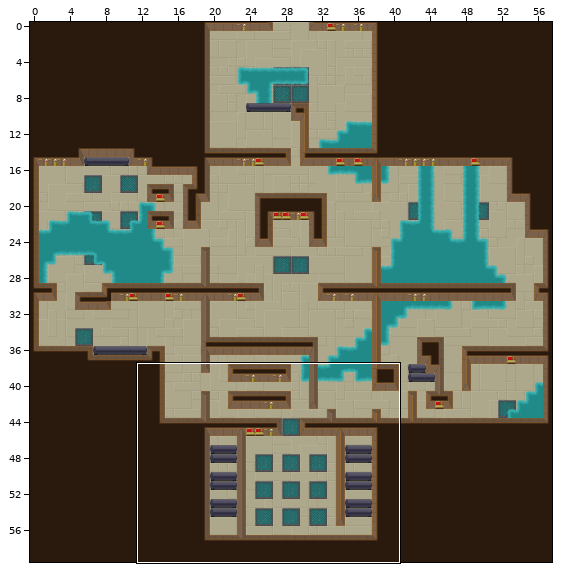
Tiled map -- maps/1.tmx. Above, an overview of the earlier version with the close-up marked.
Close-up. First the earlier version:
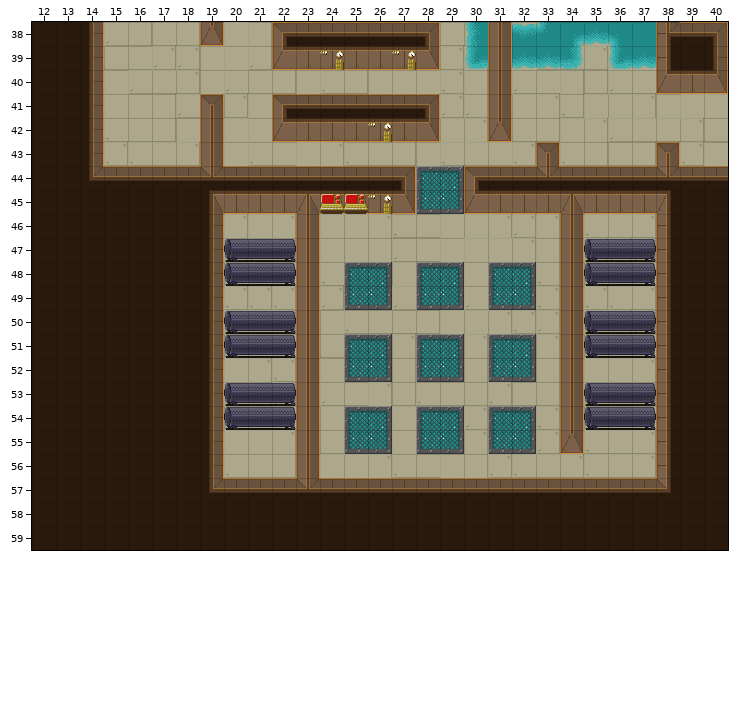
Cells are 32x32 px. Shown: x 12..40, y 38..59. The commit also changed other parts of the map, which this record leaves out.
Now the later version:
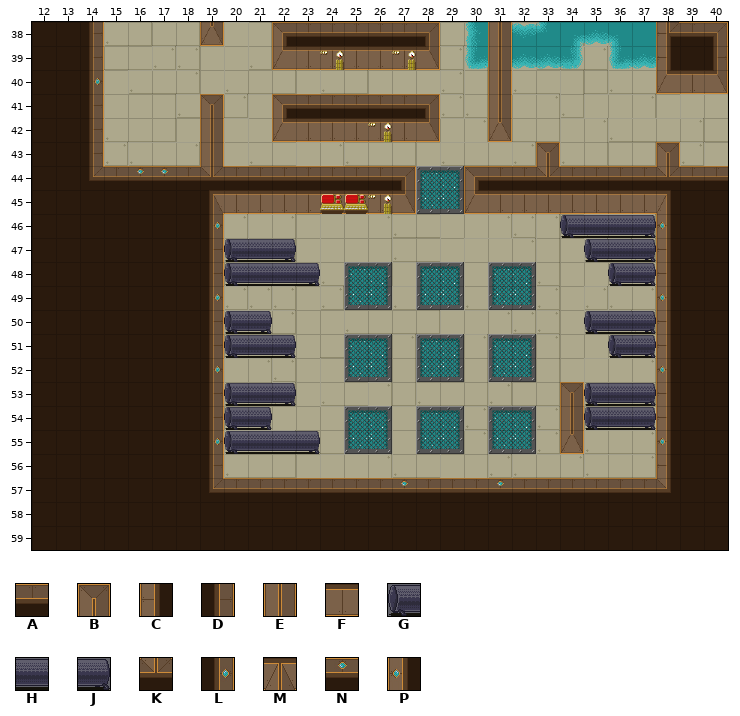
Key: from "tileset": A 44, B 46, C 53, D 55, E 56, F 64, G 70, H 71, J 72, K 75, L 81, M 85, N 90, P 91.
_ is an empty cell.
The exact change:
Layer "walls":
y 40: x 14 D -> L
y 44: x 16..17 AA -> NN
y 45: x 23 M -> F; x 34 M -> F
y 46: x 19 D -> L; x 23 E -> _; x 34..38 E___C -> GHHJP
y 47: x 23 E -> _; x 34 E -> _
y 48: x 22..23 JE -> HJ; x 34..36 EGH -> __G
y 49: x 19 D -> L; x 23 E -> _; x 34 E -> _; x 38 C -> P
y 50: x 21..23 HJE -> J__; x 34 E -> _
y 51: x 23 E -> _; x 34..36 EGH -> __G
y 52: x 19 D -> L; x 23 E -> _; x 34 E -> _; x 38 C -> P
y 53: x 23 E -> _; x 34 E -> B
y 54: x 21..23 HJE -> J__
y 55: x 19..23 D___E -> LGHHJ; x 38 C -> P
y 56: x 23 E -> _
y 57: x 23 K -> A; x 27 A -> N; x 31 A -> N
Pixel boxes of the changes (left, top, right, bottom) in both close-ups:
changed: (95, 78, 101, 85)
changed: (137, 168, 168, 174)
changed: (215, 194, 320, 489)
changed: (560, 194, 665, 393)
changed: (659, 438, 665, 445)
changed: (401, 480, 408, 486)
changed: (497, 480, 504, 486)
